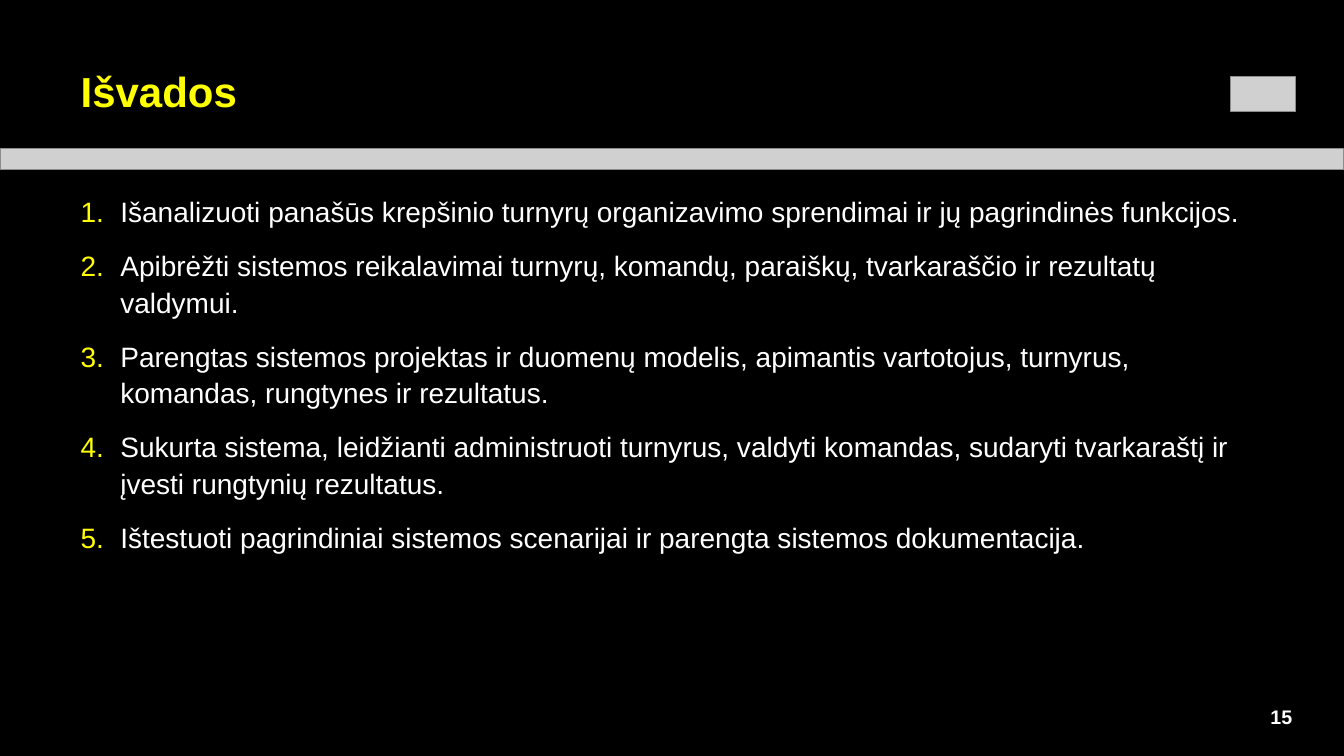
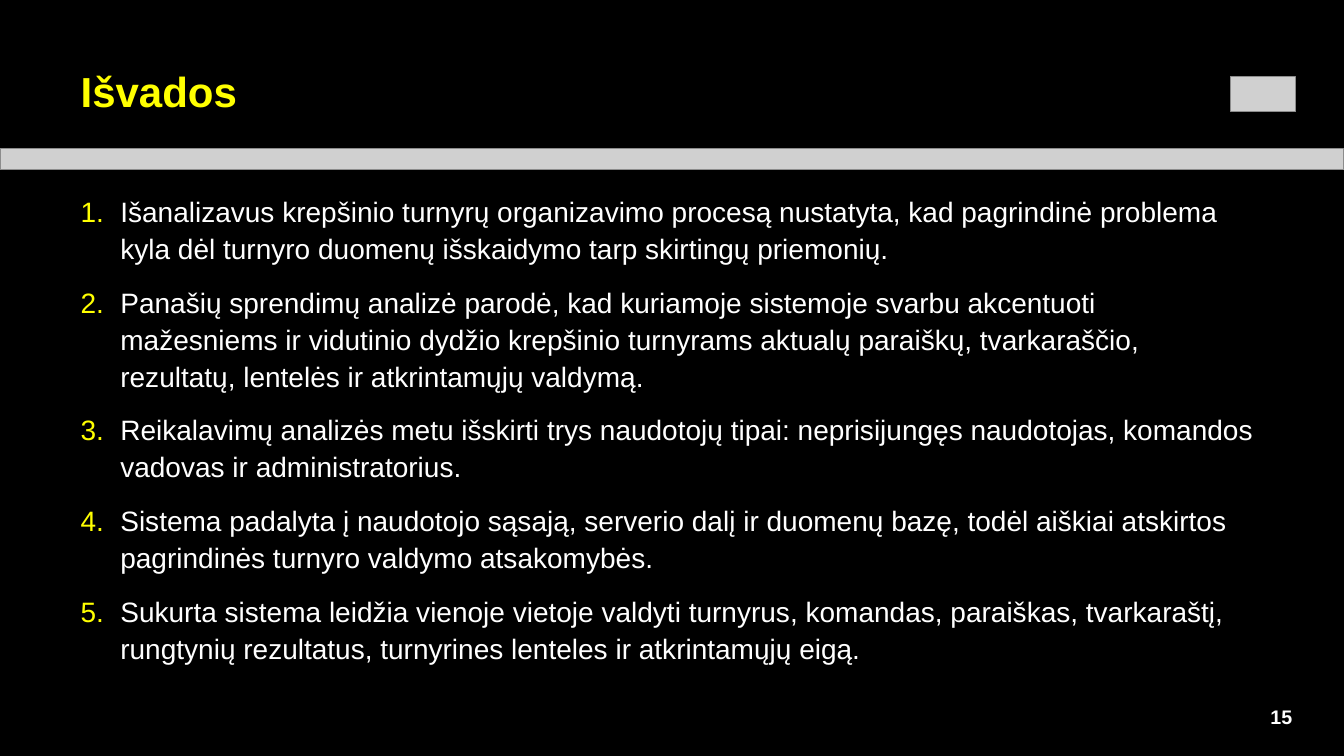
Before and after one commit to kalbaca12/Tournament, a slide deck: slide 15 of SKAIDRES_bendros_sablonas-LT_Arial_su_projekto_skaidremis_v3.pptx. Drawn at 1344x756 pixels with LibreOffice and Linux fonts; fonts in the diff are those of the drawing; grey boxes stand for pictures. Boxes give left, top, right and bottom in pixels: in the first picture for what was removed or moved away, otherwise in the second. Text is boxed around its words. In the diff, an @@ line names an element or a change of style, - is before the commit and + after.

```diff
--- a/SKAIDRES_bendros_sablonas-LT_Arial_su_projekto_skaidremis_v3.pptx
+++ b/SKAIDRES_bendros_sablonas-LT_Arial_su_projekto_skaidremis_v3.pptx
@@ text at (x1=120, y1=201, x2=1252, y2=664): text changed @@
-1. Išanalizuoti panašūs krepšinio turnyrų organizavimo sprendimai ir jų pagrindinės funkcijos.
-2. Apibrėžti sistemos reikalavimai turnyrų, komandų, paraiškų, tvarkaraščio ir rezultatų valdymui.
-3. Parengtas sistemos projektas ir duomenų modelis, apimantis vartotojus, turnyrus, komandas, rungtynes ir rezultatus.
-4. Sukurta sistema, leidžianti administruoti turnyrus, valdyti komandas, sudaryti tvarkaraštį ir įvesti rungtynių rezultatus.
-5. Ištestuoti pagrindiniai sistemos scenarijai ir parengta sistemos dokumentacija.
+1. Išanalizavus krepšinio turnyrų organizavimo procesą nustatyta, kad pagrindinė problema kyla dėl turnyro duomenų išskaidymo tarp skirtingų priemonių.
+2. Panašių sprendimų analizė parodė, kad kuriamoje sistemoje svarbu akcentuoti mažesniems ir vidutinio dydžio krepšinio turnyrams aktualų paraiškų, tvarkaraščio, rezultatų, lentelės ir atkrintamųjų valdymą.
+3. Reikalavimų analizės metu išskirti trys naudotojų tipai: neprisijungęs naudotojas, komandos vadovas ir administratorius.
+4. Sistema padalyta į naudotojo sąsają, serverio dalį ir duomenų bazę, todėl aiškiai atskirtos pagrindinės turnyro valdymo atsakomybės.
+5. Sukurta sistema leidžia vienoje vietoje valdyti turnyrus, komandas, paraiškas, tvarkaraštį, rungtynių rezultatus, turnyrines lenteles ir atkrintamųjų eigą.
```
Also in this commit, not shown: 11 other slides changed, 30 slides removed, 4 other files.
